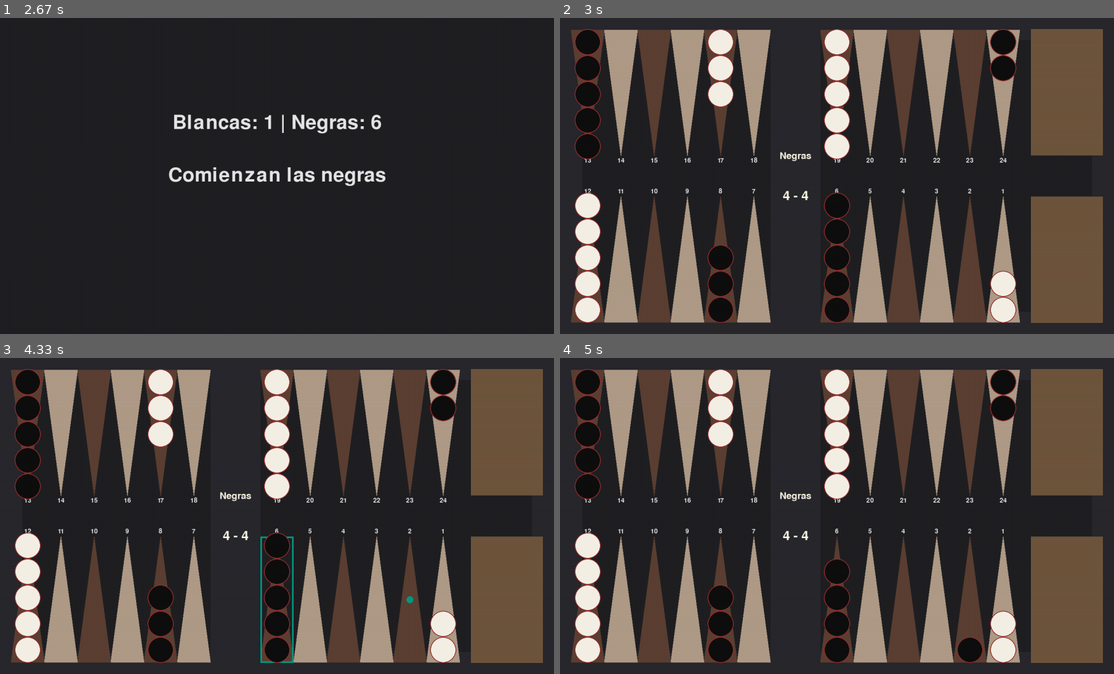
Above: before the commit, frames 1-4 (two rows, left to right).
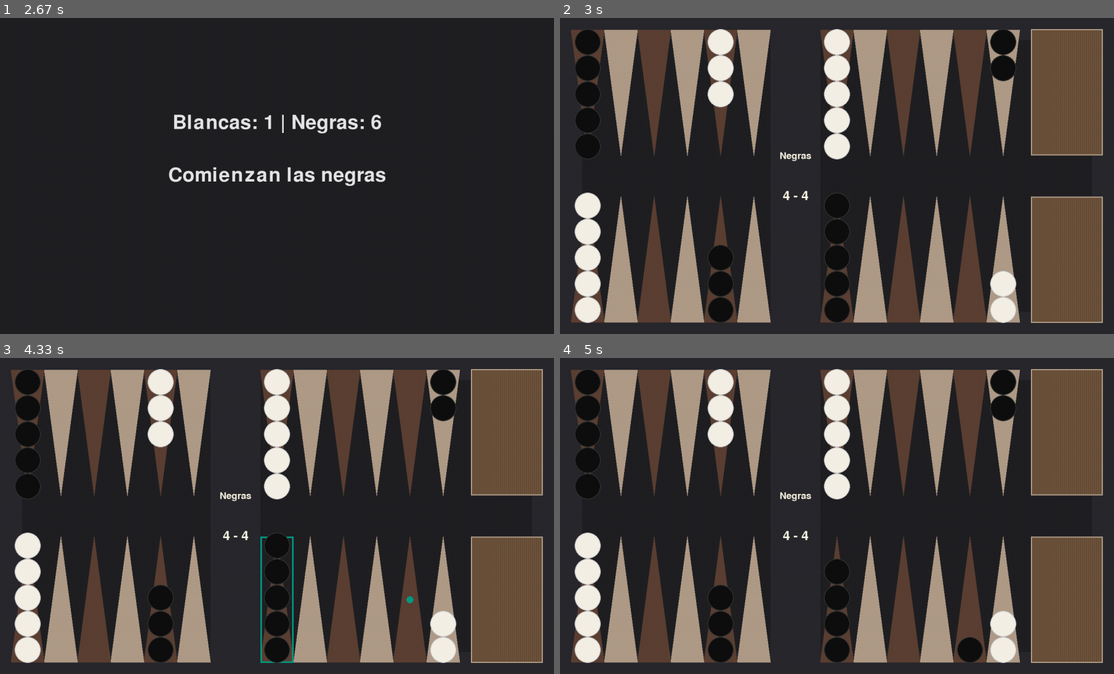
Above: after the commit, the same moments.

Repository: um-computacion/computacion-2025-backgammon-BarbozaFederico
Game: pygame game, started from backgammon/pygame_ui/ui.py
The game is run twice, just before and just after one commit, with the same random seed, the same clock (stepped at 60 frames per second) and the same inputs.
Inputs (mouse positions are in pixels of both pictures, inside the frame that each line leads up to):
- Up to frame 1 (2.67 s): click (277, 176) at 0.38 s
- Up to frame 2 (3 s): no input
- Up to frame 3 (4.33 s): click (421, 566) at 3.22 s; click (277, 598) at 4.05 s
- Up to frame 4 (5 s): click (969, 598) at 4.38 s

Frame 1 is identical in both runs. In frame 2, 2.3% of the frame differs, in the area x 2-98%, y 3-97%; in frame 3, 2.3%; in frame 4, 2.3%.

Commit message:
fix: se arreglo ui

Diff:
--- a/backgammon/pygame_ui/ui.py
+++ b/backgammon/pygame_ui/ui.py
@@ -11,22 +11,23 @@
 # --- Nueva Paleta de Colores ---
 # --- Nueva Paleta de Colores (Dark Edition) ---
 
-COLOR_FONDO_TABLERO   = (40, 40, 45)      # Gris grafito oscuro (fondo principal)
-COLOR_TRIANGULO_CLARO = (175, 155, 135)   # Beige apagado
-COLOR_TRIANGULO_OSCURO= (92, 64, 51)      # Marrón chocolate profundo
-
-COLOR_FONDO_MESA      = (32, 32, 35)      # Gris muy oscuro (background interno)
-COLOR_BEAR_OFF_BAR    = (110, 85, 60)     # Madera tostada (zona de borneado)
-
-COLOR_PIEZA_NEGRA     = (15, 15, 15)      # Negro mate
-COLOR_PIEZA_BLANCA    = (245, 240, 230)   # Marfil cálido (evita blanco chillón)
-
-COLOR_BORDE_FICHA     = (153, 45, 45)     # Vino oscuro suave (en vez de rojo puro)
-COLOR_TEXTO_NEGRO     = (230, 230, 230)   # Gris claro para texto sobre fondo oscuro
-COLOR_TEXTO_BLANCO    = (250, 244, 227)   # Blanco cálido para contraste
-
-COLOR_HIGHLIGHT       = (0, 155, 130)     # Verde azulado profundo (destaca sin molestar)
-COLOR_BOTON_HOVER     = (119, 97, 82)     # Marrón suave (hover amigable)
+COLOR_FONDO_TABLERO = (40, 40, 45)  # Gris grafito oscuro (fondo principal)
+COLOR_TRIANGULO_CLARO = (175, 155, 135)  # Beige apagado
+COLOR_TRIANGULO_OSCURO = (92, 64, 51)  # Marrón chocolate profundo
+
+COLOR_FONDO_MESA = (32, 32, 35)  # Gris muy oscuro (background interno)
+COLOR_BEAR_OFF_BAR = (110, 85, 60)  # Madera tostada (zona de borneado)
+
+COLOR_PIEZA_NEGRA = (15, 15, 15)  # Negro mate
+COLOR_PIEZA_BLANCA = (245, 240, 230)  # Marfil cálido (evita blanco chillón)
+
+COLOR_BORDE_BLANCA = (200, 200, 200)  # Borde gris claro para fichas blancas
+COLOR_BORDE_NEGRA = (50, 50, 50)  # Borde gris oscuro para fichas negras
+COLOR_TEXTO_NEGRO = (230, 230, 230)  # Gris claro para texto sobre fondo oscuro
+COLOR_TEXTO_BLANCO = (250, 244, 227)  # Blanco cálido para contraste
+
+COLOR_HIGHLIGHT = (0, 155, 130)  # Verde azulado profundo (destaca sin molestar)
+COLOR_BOTON_HOVER = (119, 97, 82)  # Marrón suave (hover amigable)
 
 
 # --- Colores Antiguos (se mantendrán si son necesarios para elementos no temáticos) ---
@@ -105,9 +106,7 @@
         """Calculates the clickable rects for each player's bar."""
         bar_x = self.board_edge + 6 * self.point_width
         # The top half of the bar is for white's checkers
-        self.bar_rects["blancas"] = pygame.Rect(
-            bar_x, 0, self.bar_width, HEIGHT / 2
-        )
+        self.bar_rects["blancas"] = pygame.Rect(bar_x, 0, self.bar_width, HEIGHT / 2)
         # The bottom half of the bar is for black's checkers
         self.bar_rects["negras"] = pygame.Rect(
             bar_x, HEIGHT / 2, self.bar_width, HEIGHT / 2
@@ -155,9 +154,7 @@
             },
         ]
         self.game.setup_players(player_configs)
-        self.game.start_game(
-            primer_jugador_color=self.ganador_tirada_inicial
-        )
+        self.game.start_game(primer_jugador_color=self.ganador_tirada_inicial)
         # La tirada de dados y la configuración del turno se harán en el bucle principal del juego
         self.game.roll_dice()
 
@@ -209,7 +206,8 @@
                 continue
 
             rect = self.point_rects[point_idx]
-            color = checker_colors[checkers[0].get_color()]
+            player_color = checkers[0].get_color()
+            checker_color = checker_colors[player_color]
             is_top_row = point_idx >= 12
             direction = 1 if is_top_row else -1
             base_y = (
@@ -218,34 +216,49 @@
                 else rect.bottom - self.checker_radius
             )
 
-            for i, checker in enumerate(checkers):
-                if i >= 5:
-                    count_text = self.font.render(
-                        str(len(checkers)), True, COLOR_TEXTO_BLANCO
-                    )
-                    # The circle for the count is at the 5th position (index 4)
-                    circle_y = base_y + (4 * 2 * self.checker_radius * direction)
-                    text_rect = count_text.get_rect(
-                        center=(rect.centerx, circle_y)
-                    )
-                    self.screen.blit(count_text, text_rect)
-                    break
-
+            # Draw up to 4 checkers
+            num_to_draw = min(len(checkers), 5)
+            for i in range(num_to_draw):
                 center_x = rect.centerx
                 center_y = base_y + (i * 2 * self.checker_radius * direction)
-                pygame.draw.circle(
-                    self.screen, color, (center_x, center_y), self.checker_radius
+                border_color = (
+                    COLOR_BORDE_BLANCA
+                    if player_color == "blancas"
+                    else COLOR_BORDE_NEGRA
                 )
                 pygame.draw.circle(
-                    self.screen, COLOR_BORDE_FICHA, (center_x, center_y), self.checker_radius, 2
+                    self.screen,
+                    checker_color,
+                    (center_x, center_y),
+                    self.checker_radius,
                 )
+                pygame.draw.circle(
+                    self.screen,
+                    border_color,
+                    (center_x, center_y),
+                    self.checker_radius,
+                    2,
+                )
+
+            # If there are more than 5 checkers, display the count on the last visible checker
+            if len(checkers) > 5:
+                text_color = (
+                    COLOR_PIEZA_NEGRA
+                    if player_color == "blancas"
+                    else COLOR_PIEZA_BLANCA
+                )
+                count_text = self.font.render(str(len(checkers)), True, text_color)
+                # Position the count on the 5th checker's position (index 4)
+                count_y = base_y + (4 * 2 * self.checker_radius * direction)
+                text_rect = count_text.get_rect(center=(rect.centerx, count_y))
+                self.screen.blit(count_text, text_rect)
 
         # Draw checkers on the bar
         bar_x = self.board_edge + 6 * self.point_width + self.bar_width / 2
 
         # Define fixed Y positions for bar checkers to align with hitboxes
         y_pos_blancas = HEIGHT * 0.25  # Center of the top half
-        y_pos_negras = HEIGHT * 0.75   # Center of the bottom half
+        y_pos_negras = HEIGHT * 0.75  # Center of the bottom half
 
         positions = {"blancas": y_pos_blancas, "negras": y_pos_negras}
 
@@ -257,19 +270,22 @@
             center_y = positions[color_name]
 
             # Draw a single checker representing the stack on the bar
+            border_color = (
+                COLOR_BORDE_BLANCA if color_name == "blancas" else COLOR_BORDE_NEGRA
+            )
             pygame.draw.circle(
                 self.screen, color, (bar_x, center_y), self.checker_radius
             )
             pygame.draw.circle(
-                self.screen, COLOR_BORDE_FICHA, (bar_x, center_y), self.checker_radius, 2
+                self.screen, border_color, (bar_x, center_y), self.checker_radius, 2
             )
 
             # If there's more than one, draw the count
             if len(checkers) > 1:
-                text_color = COLOR_PIEZA_NEGRA if color_name == 'blancas' else COLOR_PIEZA_BLANCA
-                count_text = self.font.render(
-                    str(len(checkers)), True, text_color
+                text_color = (
+                    COLOR_PIEZA_NEGRA if color_name == "blancas" else COLOR_PIEZA_BLANCA
                 )
+                count_text = self.font.render(str(len(checkers)), True, text_color)
                 text_rect = count_text.get_rect(center=(bar_x, center_y))
                 self.screen.blit(count_text, text_rect)
 
@@ -277,7 +293,9 @@
         white_borne_off = len(self.game.board.get_borne_off("blancas"))
         if white_borne_off > 0:
             white_rect = self.bear_off_rects["blancas"]
-            white_text = self.font.render(f"Off: {white_borne_off}", True, COLOR_TEXTO_NEGRO)
+            white_text = self.font.render(
+                f"Off: {white_borne_off}", True, COLOR_TEXTO_NEGRO
+            )
             self.screen.blit(
                 white_text,
                 (
@@ -289,7 +307,9 @@
         black_borne_off = len(self.game.board.get_borne_off("negras"))
         if black_borne_off > 0:
             black_rect = self.bear_off_rects["negras"]
-            black_text = self.font.render(f"Off: {black_borne_off}", True, COLOR_TEXTO_BLANCO)
+            black_text = self.font.render(
+                f"Off: {black_borne_off}", True, COLOR_TEXTO_BLANCO
+            )
             self.screen.blit(
                 black_text,
                 (
@@ -336,12 +356,8 @@
         # Player's turn text
         player_color_name = player.get_color().capitalize()
         turn_font = pygame.font.Font(None, 36)
-        player_surface = turn_font.render(
-            player_color_name, True, COLOR_TEXTO_BLANCO
-        )
-        player_rect = player_surface.get_rect(
-            center=(bar_center_x, bar_top + 50)
-        )
+        player_surface = turn_font.render(player_color_name, True, COLOR_TEXTO_BLANCO)
+        player_rect = player_surface.get_rect(center=(bar_center_x, bar_top + 50))
         self.screen.blit(player_surface, player_rect)
 
         # Dice roll text
@@ -363,17 +379,31 @@
 
         # Dibuja la barra central
         bar_x = self.board_edge + 6 * self.point_width
-        pygame.draw.rect(self.screen, COLOR_FONDO_TABLERO, (bar_x, 0, self.bar_width, HEIGHT))
+        pygame.draw.rect(
+            self.screen, COLOR_FONDO_TABLERO, (bar_x, 0, self.bar_width, HEIGHT)
+        )
 
         # Dibuja las áreas de bear-off
         for color, rect in self.bear_off_rects.items():
             pygame.draw.rect(self.screen, COLOR_BEAR_OFF_BAR, rect)
+            # Simular textura de madera o fieltro con líneas
+            for i in range(0, rect.width, 5):
+                line_color = (
+                    *COLOR_TRIANGULO_OSCURO,
+                    50,
+                )  # Añadir canal alfa para transparencia
+                start_pos = (rect.left + i, rect.top)
+                end_pos = (rect.left + i, rect.bottom)
+                pygame.draw.line(self.screen, line_color, start_pos, end_pos, 1)
+            pygame.draw.rect(
+                self.screen, COLOR_TRIANGULO_CLARO, rect, 3
+            )  # Borde más grueso y claro
 
         # Colores de los triángulos
         color1 = COLOR_TRIANGULO_CLARO
         color2 = COLOR_TRIANGULO_OSCURO
 
-        # Dibuja los triángulos y los números
+        # Dibuja los triángulos
         for i, rect in enumerate(self.point_rects):
             if rect is None:
                 continue
@@ -410,27 +440,6 @@
                     ],
                 )
 
-            # Draw number
-            ui_number = i + 1
-            num_text = self.font.render(str(ui_number), True, COLOR_TEXTO_NEGRO)
-            text_margin = 5
-            if i >= 12:  # Top row
-                self.screen.blit(
-                    num_text,
-                    (
-                        rect.centerx - num_text.get_width() / 2,
-                        rect.bottom + text_margin,
-                    ),
-                )
-            else:  # Bottom row
-                self.screen.blit(
-                    num_text,
-                    (
-                        rect.centerx - num_text.get_width() / 2,
-                        rect.top - num_text.get_height() - text_margin,
-                    ),
-                )
-
     def _get_point_from_pos(self, pos):
         """Converts mouse coordinates to a board point index (0-23)."""
         for i, rect in enumerate(self.point_rects):
@@ -636,7 +645,9 @@
             return False
         return True
 
-    def _draw_boton_redondeado(self, text, rect, text_color, bg_color, hover_color, radius=20):
+    def _draw_boton_redondeado(
+        self, text, rect, text_color, bg_color, hover_color, radius=20
+    ):
         mouse_pos = pygame.mouse.get_pos()
         is_hovered = rect.collidepoint(mouse_pos)
 
@@ -661,7 +672,9 @@
         # Botón Empezar
         empezar_text = "Empezar"
         empezar_surface = self.large_font.render(empezar_text, True, COLOR_TEXTO_BLANCO)
-        empezar_rect_inflated = empezar_surface.get_rect(center=(WIDTH / 2, HEIGHT / 2)).inflate(40, 20)
+        empezar_rect_inflated = empezar_surface.get_rect(
+            center=(WIDTH / 2, HEIGHT / 2)
+        ).inflate(40, 20)
         self.boton_empezar_rect = empezar_rect_inflated
 
         self._draw_boton_redondeado(
@@ -692,10 +705,10 @@
 
         if self.ganador_tirada_inicial and self.ganador_tirada_inicial != "empate":
             ganador_msg = f"Comienzan las {self.ganador_tirada_inicial}"
-            ganador_surface = self.large_font.render(ganador_msg, True, COLOR_TEXTO_NEGRO)
-            ganador_rect = ganador_surface.get_rect(
-                center=(WIDTH / 2, HEIGHT / 2)
-            )
+            ganador_surface = self.large_font.render(
+                ganador_msg, True, COLOR_TEXTO_NEGRO
+            )
+            ganador_rect = ganador_surface.get_rect(center=(WIDTH / 2, HEIGHT / 2))
             self.screen.blit(ganador_surface, ganador_rect)
 
     def _manejar_logica_tirada_inicial(self):
@@ -724,9 +737,10 @@
             # Si es un empate, esperamos un segundo y luego reiniciamos la tirada
             elif self.ganador_tirada_inicial == "empate":
                 if ahora - self.tiempo_inicio_tirada > 1.0:
-                    self.tiempo_inicio_tirada = None # Esto provocará una nueva tirada en el siguiente frame
+                    self.tiempo_inicio_tirada = (
+                        None  # Esto provocará una nueva tirada en el siguiente frame
+                    )
                     self.ganador_tirada_inicial = None
-
 
     def run(self):
         """The main loop of the game."""
Not shown, changed: CHANGELOG.md
Not shown, changed: prompts/prompts-documentacion.md
